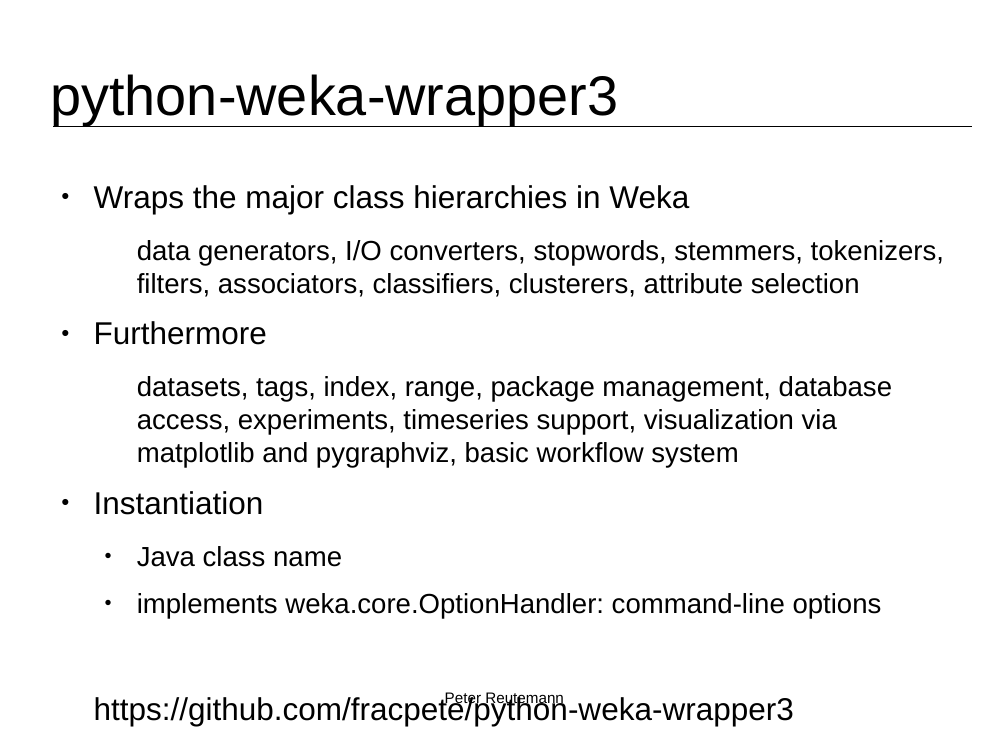
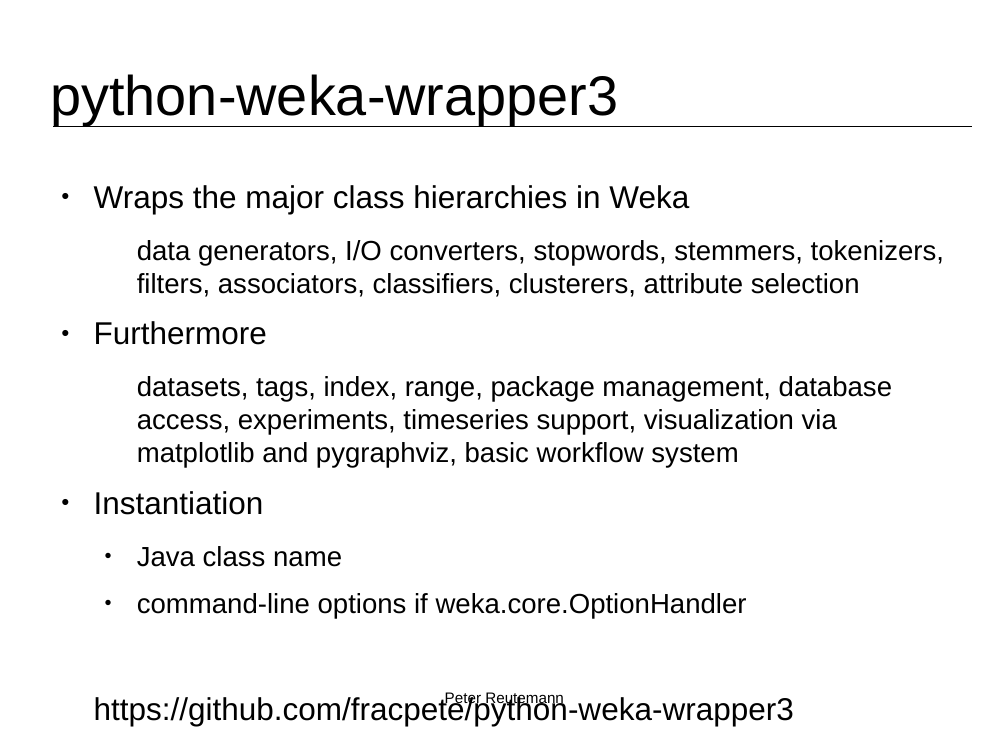
Before and after one commit to fracpete/weka-user-conference-2021, a slide deck: slide 7 of scripting/scripting.odp. Drawn at 1008x756 pixels with LibreOffice and Linux fonts; fonts in the diff are those of the drawing; background and template pictures are left out. Boxes give left, top, right and bottom in pixels: in the first picture for what was removed or moved away, otherwise in the second. Text is boxed around its words. In the diff, an @@ line names an element or a change of style, - is before the commit and + after.

```diff
--- a/scripting/scripting.odp
+++ b/scripting/scripting.odp
@@ text at bbox=[137, 593, 747, 619]: text changed @@
-  ● implements weka.core.OptionHandler: command-line options
+  ● command-line options if weka.core.OptionHandler
```
Also in this commit, not shown: 1 other slide changed, 3 other files.
